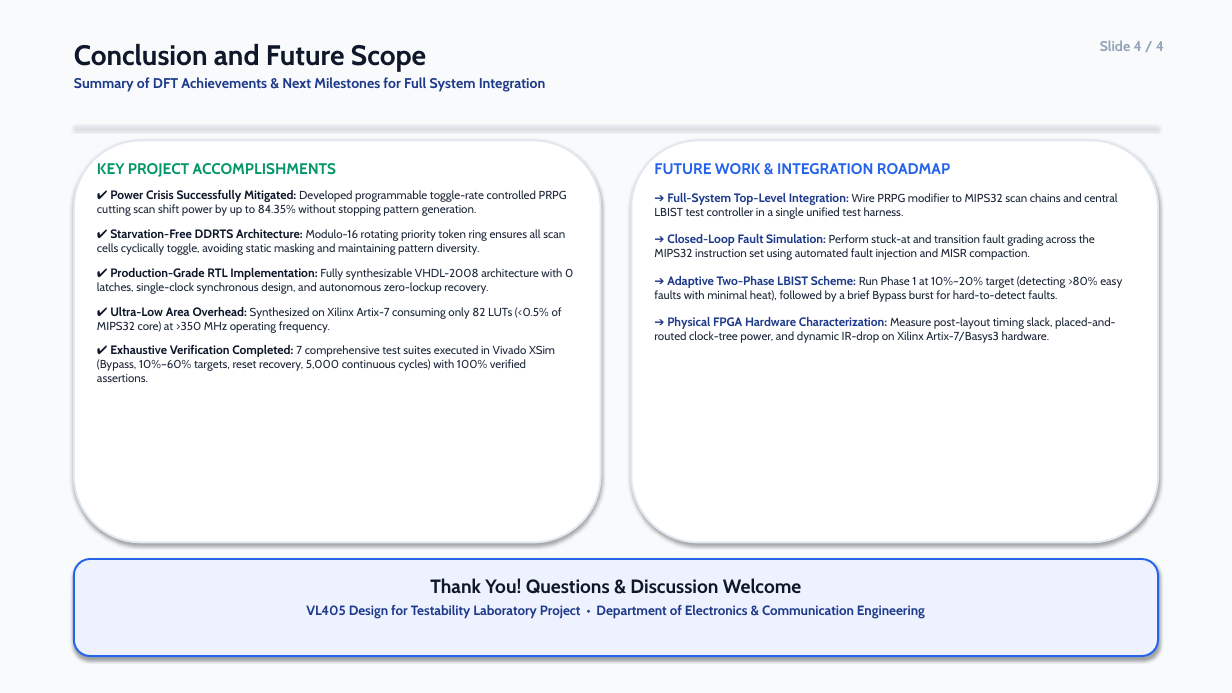
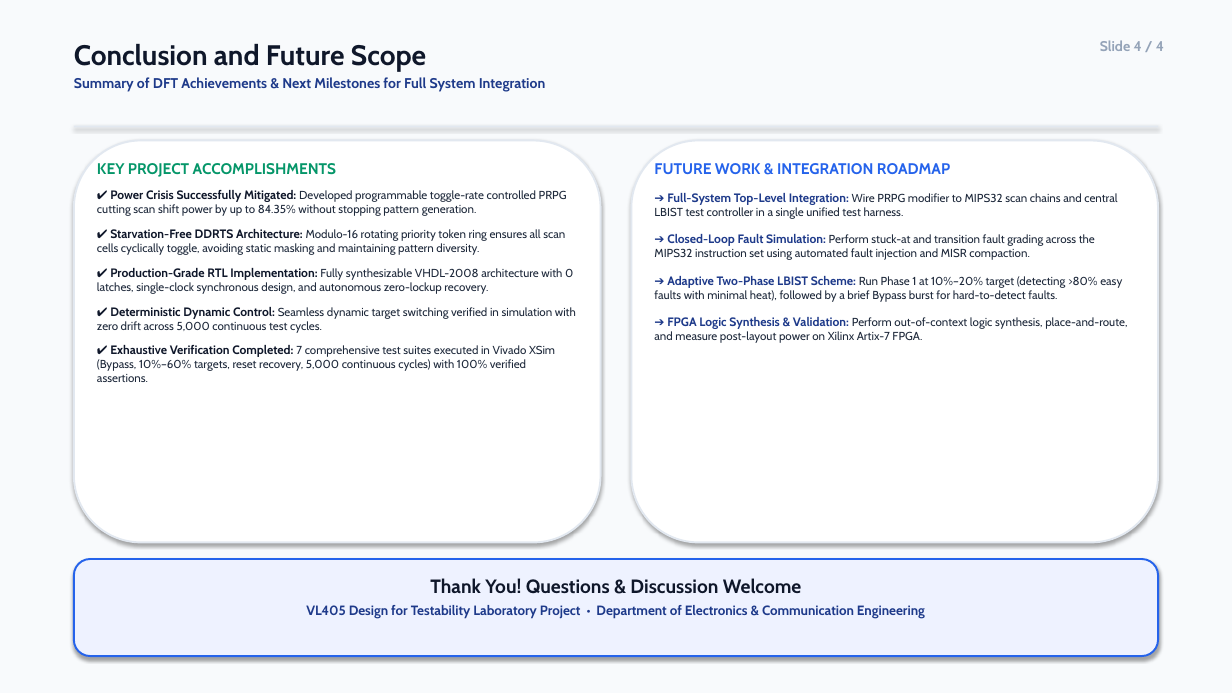
Before and after one commit to kumariNISHI78/PRPG-Programmable-Toggle-Rate-Control-LBIST, a slide deck: slide 4 of VL405_LBIST_Project_Presentation.pptx. Drawn at 1232x693 pixels with LibreOffice and Linux fonts; fonts in the diff are those of the drawing. Boxes give left, top, right and bottom in pixels: in the first picture for what was removed or moved away, otherwise in the second. Text is boxed around its words. In the diff, an @@ line names an element or a change of style, - is before the commit and + after.

Commit message:
fix: Update presentation to focus exclusively on simulation verification (FPGA synthesis moved to future work)

```diff
--- a/VL405_LBIST_Project_Presentation.pptx
+++ b/VL405_LBIST_Project_Presentation.pptx
@@ text at <box>97,307,576,333</box>: text changed @@
-✔ Ultra-Low Area Overhead: Synthesized on Xilinx Artix-7 consuming only 82 LUTs (<0.5% of MIPS32 core) at >350 MHz operating frequency.
+✔ Deterministic Dynamic Control: Seamless dynamic target switching verified in simulation with zero drift across 5,000 continuous test cycles.
@@ text at <box>654,317,1127,343</box>: text changed @@
-➔ Physical FPGA Hardware Characterization: Measure post-layout timing slack, placed-and-routed clock-tree power, and dynamic IR-drop on Xilinx Artix-7/Basys3 hardware.
+➔ FPGA Logic Synthesis & Validation: Perform out-of-context logic synthesis, place-and-route, and measure post-layout power on Xilinx Artix-7 FPGA.
```
Also in this commit, not shown: 2 other slides changed, 5 other files.
